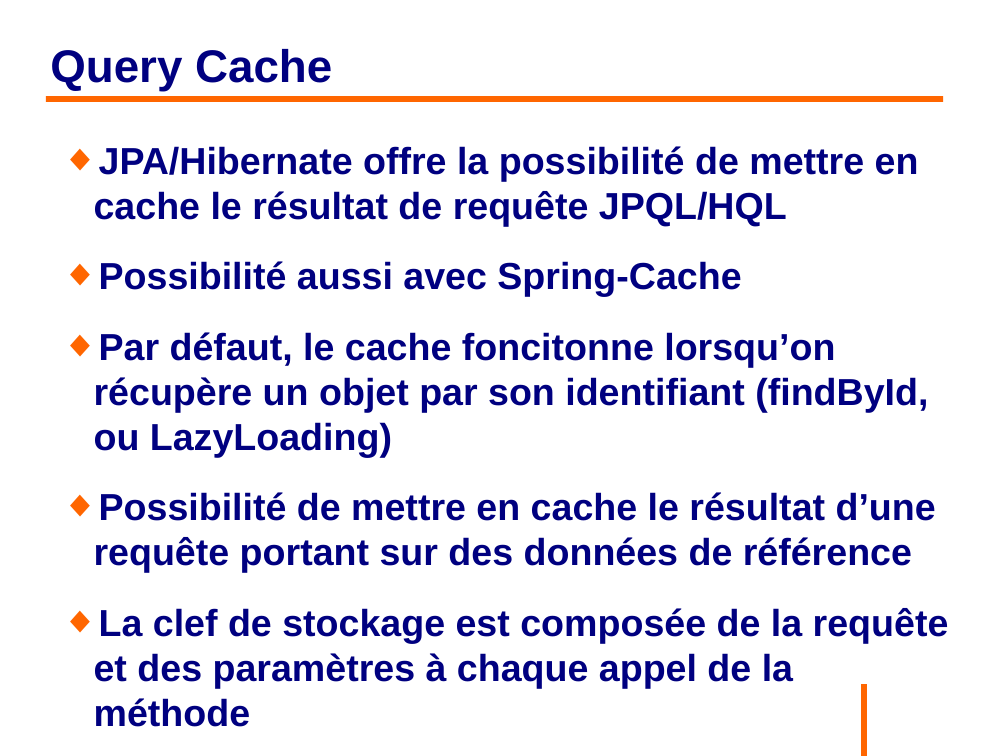
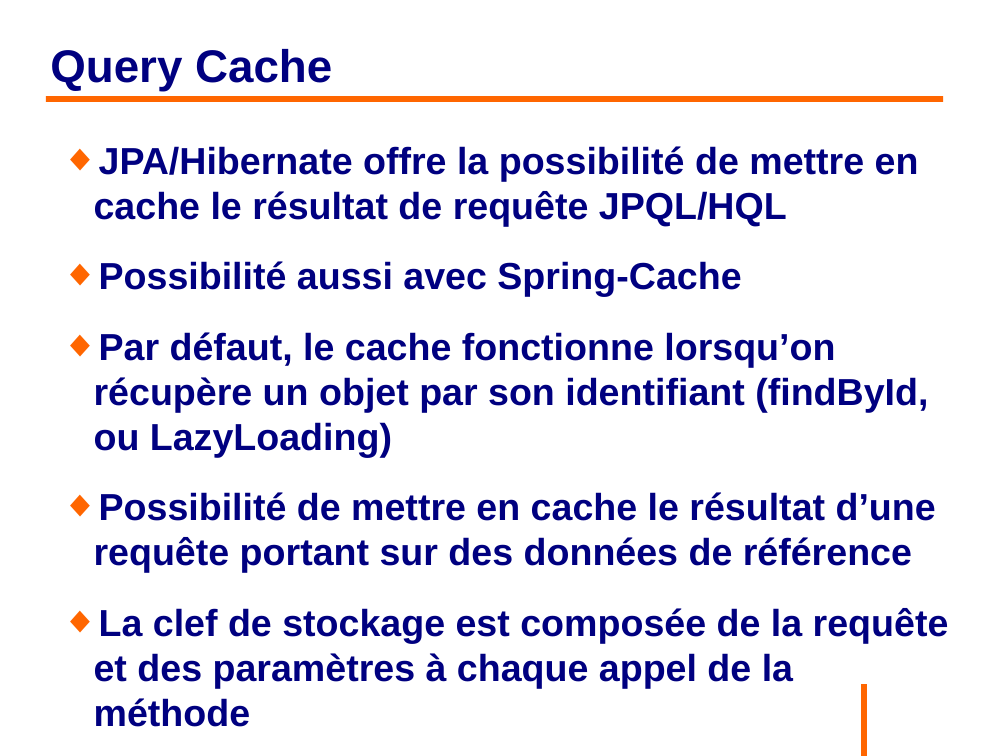
Before and after one commit to philphils/formation-hibernate-avancee, a slide deck: slide 65 of Documentation/diapo_formation_hibernate_avancee.odp. Drawn at 1008x756 pixels with LibreOffice and Linux fonts; fonts in the diff are those of the drawing; background and template pictures are left out. Boxes give left, top, right and bottom in pixels: in the first picture for what was removed or moved away, otherwise in the second. Text is boxed around its words. In the diff, an @@ line names an element or a change of style, - is before the commit and + after.

```diff
--- a/Documentation/diapo_formation_hibernate_avancee.odp
+++ b/Documentation/diapo_formation_hibernate_avancee.odp
@@ text at [94,332,928,457]: text changed @@
-◆ Par défaut, le cache foncitonne lorsqu’on récupère un objet par son identifiant (findById, ou LazyLoading)
+◆ Par défaut, le cache fonctionne lorsqu’on récupère un objet par son identifiant (findById, ou LazyLoading)
```
Also in this commit, not shown: 7 other slides changed, 3 slides added, 1 slide removed.
